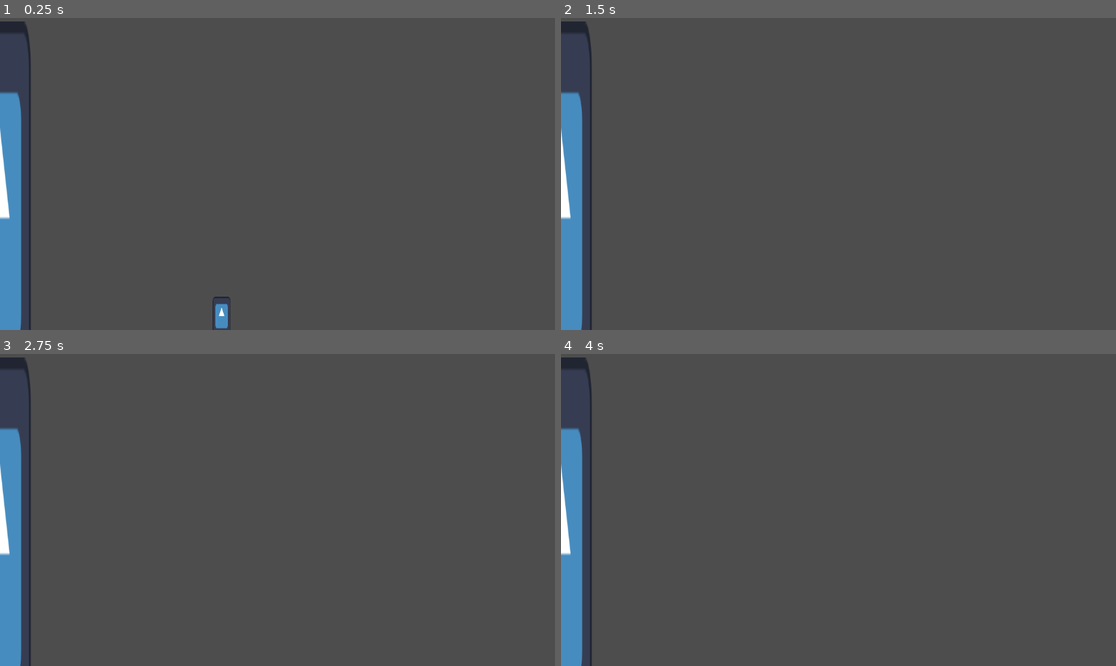
Above: before the commit, frames 1-4 (two rows, left to right).
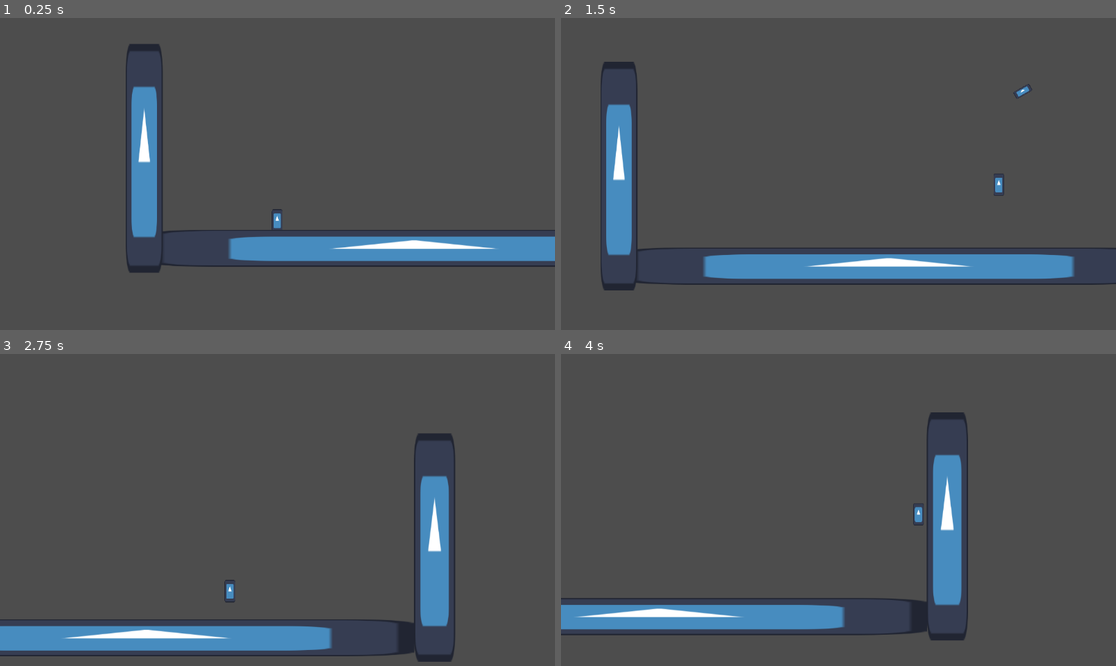
Above: after the commit, the same moments.

Repository: TheHobNoby/Hellbound-Acsent
Game: Godot game, scene res://Charater.tscn
The game is run twice, just before and just after one commit, with the same random seed, the same clock (stepped at 60 frames per second) and the same inputs. The engine's default icon, where the game draws it, is replaced by a stand-in: a white triangle on a blue panel in a dark square.
Inputs (mouse positions are in pixels of both pictures, inside the frame that each line leads up to):
- Up to frame 1 (0.25 s): no input
- Up to frame 2 (1.5 s): tap Enter at 0.5 s; move the mouse to (960, 158) at 0.52 s; hold D (right) from 0.53 s (still down); tap S (shot, bound only after the commit) at 0.6 s; tap W (jump) at 0.77 s; move the mouse to (727, 189) at 1.27 s; tap E (dash) at 1.35 s
- Up to frame 3 (2.75 s): tap W (jump) at 1.52 s; tap S (shot, bound only after the commit) at 1.55, 2.1 s; move the mouse to (333, 441) at 2.02 s; release D (right) at 2.03 s; hold A (left) from 2.03 s (still down)
- Up to frame 4 (4 s): move the mouse to (810, 572) at 2.77 s; release A (left) at 2.78 s; hold D (right) from 2.78 s (still down); tap Shift (sprint) at 2.85 s; tap W (jump) at 3.02, 3.77 s; tap S (shot, bound only after the commit) at 3.05, 3.6 s; move the mouse to (1005, 556) at 3.52 s

The runs differ from the first frame. In frame 1, 12% of the frame differs, in the area x 0-100%, y 1-100%; in frame 2, 13%; in frame 3, 12%; in frame 4, 11%.

Commit message:
Player with shoot
Player now shoots and move (NO DAMGE)

Diff:
--- a/Charater.tscn
+++ b/Charater.tscn
@@ -35,6 +35,17 @@
 
 [node name="CoolDown" type="Timer" parent="Player"]
 wait_time = 5.0
+
+[node name="Camera2D" type="Camera2D" parent="Player"]
+position = Vector2(7, 227)
+zoom = Vector2(0.6, 0.6)
+position_smoothing_enabled = true
+rotation_smoothing_enabled = true
+drag_horizontal_enabled = true
+drag_vertical_enabled = true
+
+[node name="Marker2D" type="Marker2D" parent="Player"]
+position = Vector2(9, 384)
 
 [node name="StaticBody2D" type="StaticBody2D" parent="."]
 
--- /dev/null
+++ b/Player_Folder/Damge ball.tscn
@@ -0,0 +1,26 @@
+[gd_scene load_steps=4 format=3 uid="uid://7okxc5ip6uis"]
+
+[ext_resource type="Texture2D" uid="uid://c30y0b1p8dgvg" path="res://icon.svg" id="1_mui8k"]
+[ext_resource type="Script" uid="uid://dyaey5mwi6w7x" path="res://Player_Folder/damge_ball.gd" id="1_s0rs5"]
+
+[sub_resource type="RectangleShape2D" id="RectangleShape2D_s0rs5"]
+size = Vector2(64, 27)
+
+[node name="Area2D" type="Area2D"]
+script = ExtResource("1_s0rs5")
+
+[node name="Sprite2D" type="Sprite2D" parent="."]
+position = Vector2(-3.000002, -2)
+scale = Vector2(0.49218756, 0.2109375)
+texture = ExtResource("1_mui8k")
+
+[node name="CollisionShape2D" type="CollisionShape2D" parent="."]
+modulate = Color(0, 0, 0, 1)
+self_modulate = Color(0, 0, 0, 1)
+position = Vector2(-3, -2.5)
+shape = SubResource("RectangleShape2D_s0rs5")
+
+[node name="VisibleOnScreenEnabler2D" type="VisibleOnScreenEnabler2D" parent="."]
+rect = Rect2(-35, -16, 64, 27)
+
+[connection signal="screen_exited" from="VisibleOnScreenEnabler2D" to="." method="_on_visible_on_screen_enabler_2d_screen_exited"]
--- /dev/null
+++ b/Player_Folder/damge_ball.gd
@@ -0,0 +1,17 @@
+extends Area2D
+
+var speed =1200
+
+func _ready() -> void:
+	set_as_top_level(true)
+
+
+
+func _process(delta: float) -> void:
+	position += (Vector2.RIGHT*speed). rotated(rotation) * delta
+
+
+
+
+func _on_visible_on_screen_enabler_2d_screen_exited() -> void:
+	queue_free()
--- a/Player_Folder/player.gd
+++ b/Player_Folder/player.gd
@@ -6,6 +6,12 @@
 var jump_count = 0
 var Max_jump = 5
 var is_ready: bool = true
+var weapon = true
+var weapon_cooldown = true
+var Damge_ball = preload("res://Player_Folder/Damge ball.tscn")
+
+
+
 
 func _physics_process(delta: float) -> void:
 	# Add the gravity.
@@ -20,7 +26,19 @@
 		velocity.y = JUMP_VELOCITY + (jump_count*100)
 		jump_count += 1
 
+	var playdirtion = get_global_mouse_position()
+	$Marker2D.look_at(playdirtion)
 
+	if Input.is_action_just_pressed("shot") and weapon and weapon_cooldown:
+		weapon_cooldown = false
+		if Damge_ball is PackedScene:
+			var weapon_ints = Damge_ball.instantiate()
+			weapon_ints.rotation = $Marker2D.rotation
+			weapon_ints.global_position = $Marker2D.global_position
+			add_child(weapon_ints)
+
+			await get_tree().create_timer(0.6).timeout
+			weapon_cooldown = true
 
 	# Movement
 
--- a/project.godot
+++ b/project.godot
@@ -48,7 +48,8 @@
 }
 shot={
 "deadzone": 0.2,
-"events": []
+"events": [Object(InputEventKey,"resource_local_to_scene":false,"resource_name":"","device":-1,"window_id":0,"alt_pressed":false,"shift_pressed":false,"ctrl_pressed":false,"meta_pressed":false,"pressed":false,"keycode":0,"physical_keycode":83,"key_label":0,"unicode":115,"location":0,"echo":false,"script":null)
+]
 }
 pause={
 "deadzone": 0.2,
Not shown, added: Player_Folder/damge_ball.gd.uid
